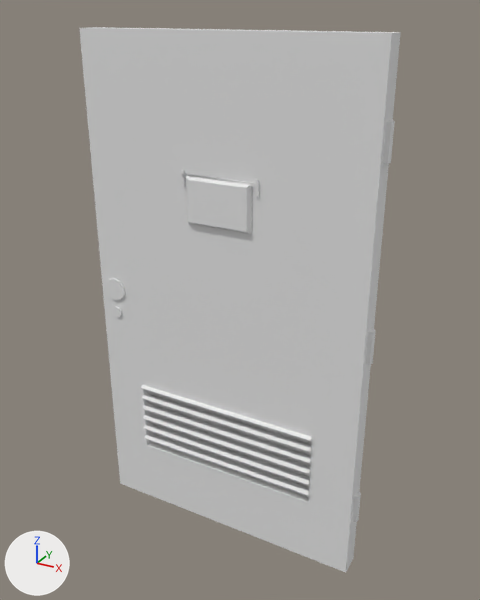
One commit to the FBX model Assets/Team/Matxado/Mapas/N1_Armazém/Assets/Portas/InteriorNormalDoor.fbx: the scene before it, then after it.
Rendered twice from a 50 mm lens placed at (1.33, -2.3, 2.37), pointed at (0.04, 0.04, 1.2). The axes (+X, +Y, +Z) are drawn at lower left. The lights are the same throughout.

In view in the first picture: 'PortaNormalInterior'.
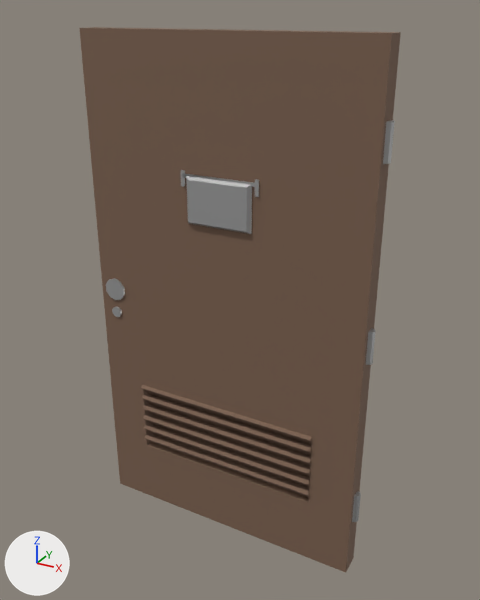
Patch to the scene script:
```diff
--- a/Assets/Team/Matxado/Mapas/N1_Armazém/Assets/Portas/InteriorNormalDoor.fbx.py
+++ b/Assets/Team/Matxado/Mapas/N1_Armazém/Assets/Portas/InteriorNormalDoor.fbx.py
@@ mat_cinzento @@
+mat_cinzento = principled_material('Cinzento')
+mat_cinzento.base_color = (0.437, 0.437, 0.437)  # grey #b1b1b1
+mat_cinzento.metallic = 0.5
+mat_cinzento.roughness = 0.4
@@ mat_castanho @@
+mat_castanho = principled_material('Castanho')
+mat_castanho.base_color = (0.196, 0.117, 0.0761)  # brown #7a604e
+mat_castanho.roughness = 0.8
@@ me_portanormalinterior @@
 me_portanormalinterior.from_pydata(...)  # 336 vertices, 266 faces; spans x -1.3..0.02, y -0.07..0.07, z -1.15..1.15
 # used by ob_portanormalinterior; location = (0.65, 0.0, 1.15)
+# me_portanormalinterior part 1: 106 of the faces centred in x -1.3..0.0, y -0.06..0.06, z -1.15..0.6 switch from no material to mat_castanho (brown #7a604e)
+# me_portanormalinterior part 2: 2 of the faces centred in x -0.65, y -0.03..0.03, z 1.15 switch from no material to mat_castanho (brown #7a604e)
+# me_portanormalinterior part 3: 80 of the faces centred in x -0.83..-0.47, y -0.07..0.07, z 0.4..0.62 switch from no material to mat_cinzento (grey #b1b1b1)
+# me_portanormalinterior part 4: 48 of the faces centred in x -1.27..-1.17, y -0.06..0.06, z -0.12..0.06 switch from no material to mat_cinzento (grey #b1b1b1)
+# me_portanormalinterior part 5: 10 of the faces centred in x -0.02..0.02, y -0.02..0.02, z -0.87..-0.73 switch from no material to mat_cinzento (grey #b1b1b1)
+# me_portanormalinterior part 6: 10 of the faces centred in x -0.02..0.02, y -0.02..0.02, z -0.07..0.07 switch from no material to mat_cinzento (grey #b1b1b1)
+# me_portanormalinterior part 7: 10 of the faces centred in x -0.02..0.02, y -0.02..0.02, z 0.73..0.87 switch from no material to mat_cinzento (grey #b1b1b1)
```

Changed parts and their boxes [x1, y1, x2, y2] in the pictures (480 x 600 px):
part 1 of me_portanormalinterior, recoloured (grey to brown)
    both: [79, 28, 401, 573]
part 2 of me_portanormalinterior, recoloured (grey to brown)
    both: [90, 27, 399, 33]
part 3 of me_portanormalinterior, recoloured
    both: [180, 170, 259, 234]
part 4 of me_portanormalinterior, recoloured
    both: [106, 278, 125, 317]
part 5 of me_portanormalinterior, recoloured
    both: [352, 491, 361, 522]
part 6 of me_portanormalinterior, recoloured
    both: [366, 328, 376, 365]
part 7 of me_portanormalinterior, recoloured
    both: [383, 120, 395, 164]
